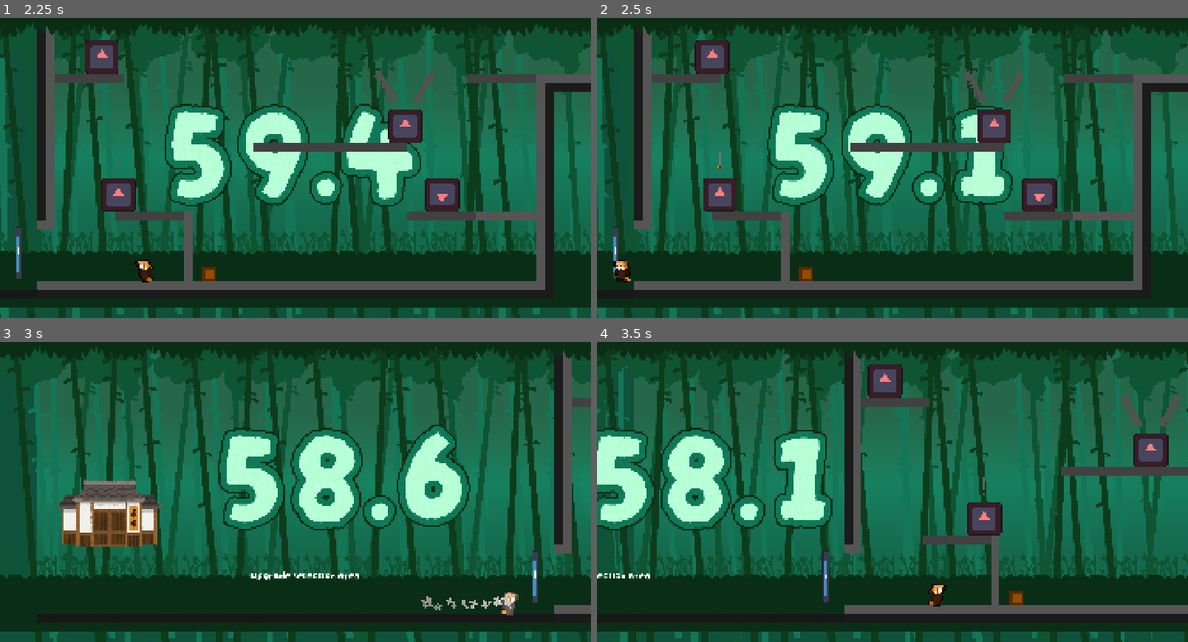
Above: before the commit, frames 1-4 (two rows, left to right).
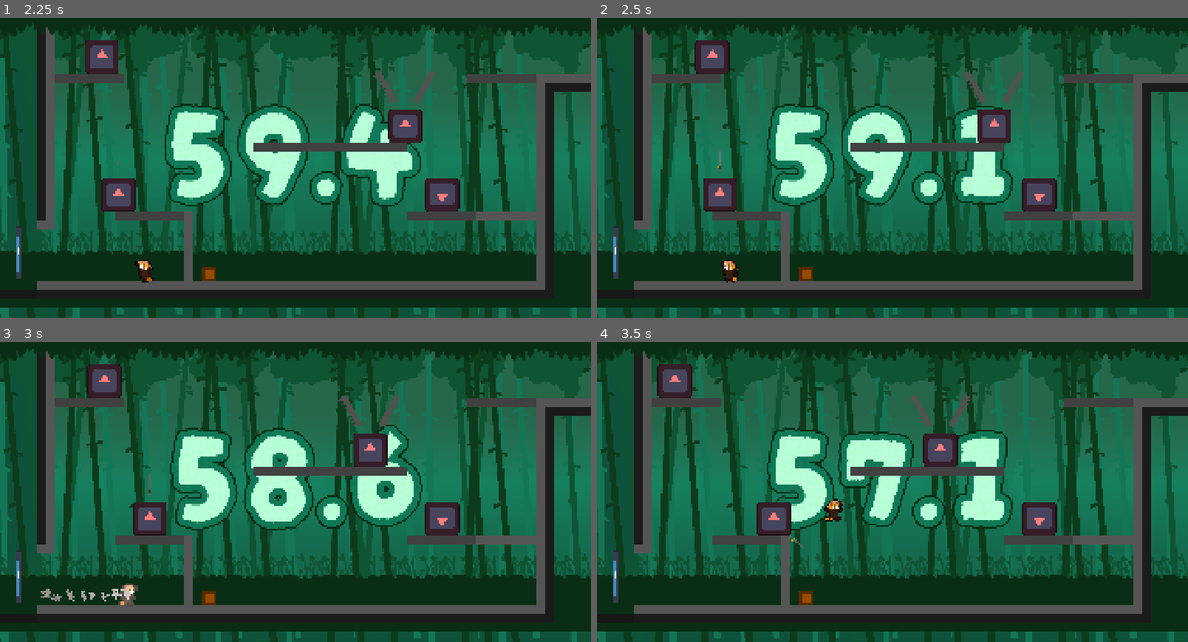
Above: after the commit, the same moments.

Repository: Tyrannicodin/GMTK-jam-2026
Game: Godot game, scene res://game/game.tscn
The game is run twice, just before and just after one commit, with the same random seed, the same clock (stepped at 60 frames per second) and the same inputs. This scene is started directly instead of the project's main scene. The engine's default icon, where the game draws it, is replaced by a stand-in: a white triangle on a blue panel in a dark square.
Inputs (mouse positions are in pixels of both pictures, inside the frame that each line leads up to):
- Up to frame 1 (2.25 s): move the mouse to (425, 135) at 0.52 s; hold D (right) 0.53-2.03 s; click (425, 135) at 0.6 s; tap Space (jump) at 0.77, 1.52 s; tap Shift (special) at 0.8, 1.35 s; move the mouse to (177, 168) at 1.27 s; click (177, 168) at 1.55 s; move the mouse to (354, 78) at 2.02 s; hold A (left) from 2.03 s (still down); click (354, 78) at 2.1 s
- Up to frame 2 (2.5 s): keep holding A (left); tap Shift (special) at 2.3 s
- Up to frame 3 (3 s): move the mouse to (265, 543) at 2.77 s; release A (left) at 2.78 s; hold D (right) from 2.78 s (still down); tap C (dash) at 2.85 s
- Up to frame 4 (3.5 s): keep holding D (right); tap Space (jump) at 3.02 s; click (862, 543) at 3.05 s

Frame 1 is identical in both runs. In frame 2, 0.4% of the frame differs, in the area x 2-24%, y 80-89%; in frame 3, 45%, in the area x 0-100%, y 2-100%; in frame 4, 39%.

Commit message:
fix bird attack

Diff:
--- a/game/player/player.gd
+++ b/game/player/player.gd
@@ -301,9 +301,9 @@
 	if x == 0:
 		if y == 0:
 			return
-		nf = y
+		nf = abs(y)
 	elif y == 0:
-		nf = x
+		nf = abs(x)
 	else:
 		nf = sqrt(pow(x,2) + pow(y,2))
 	print(velocity)
